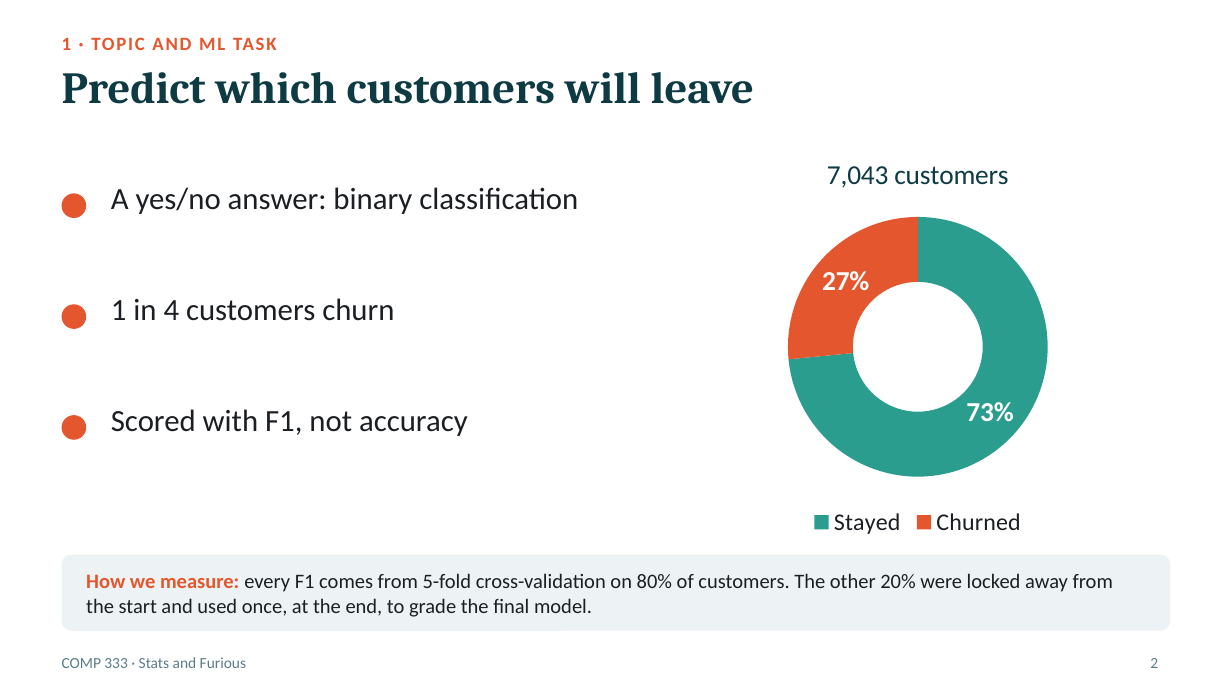
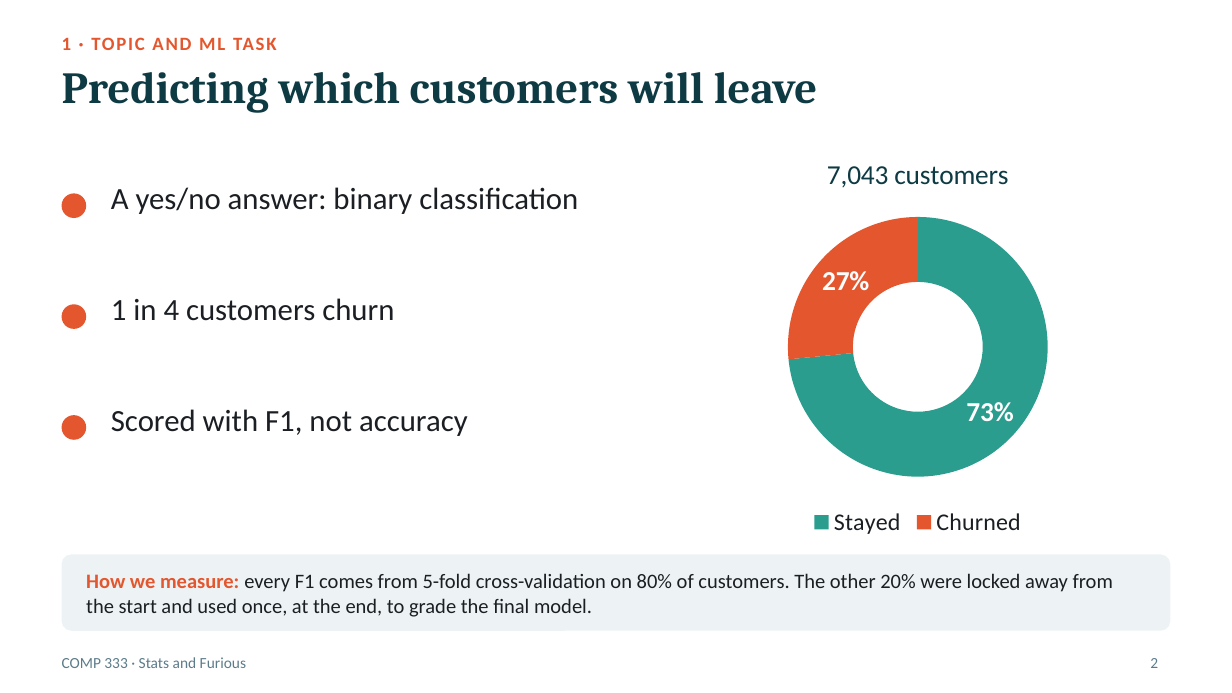
Before and after one commit to Peter7168/comp333-telco-churn, a slide deck: slide 2 of presentation/COMP333_Presentation.pptx. Drawn at 1232x693 pixels with LibreOffice and Linux fonts; fonts in the diff are those of the drawing. Boxes give left, top, right and bottom in pixels: in the first picture for what was removed or moved away, otherwise in the second. Text is boxed around its words. In the diff, an @@ line names an element or a change of style, - is before the commit and + after.

Commit message:
Simplify slide titles

```diff
--- a/presentation/COMP333_Presentation.pptx
+++ b/presentation/COMP333_Presentation.pptx
@@ title at box(62, 72, 817, 113): text changed @@
-Predict which customers will leave
+Predicting which customers will leave
```
Also in this commit, not shown: 8 other slides changed.
